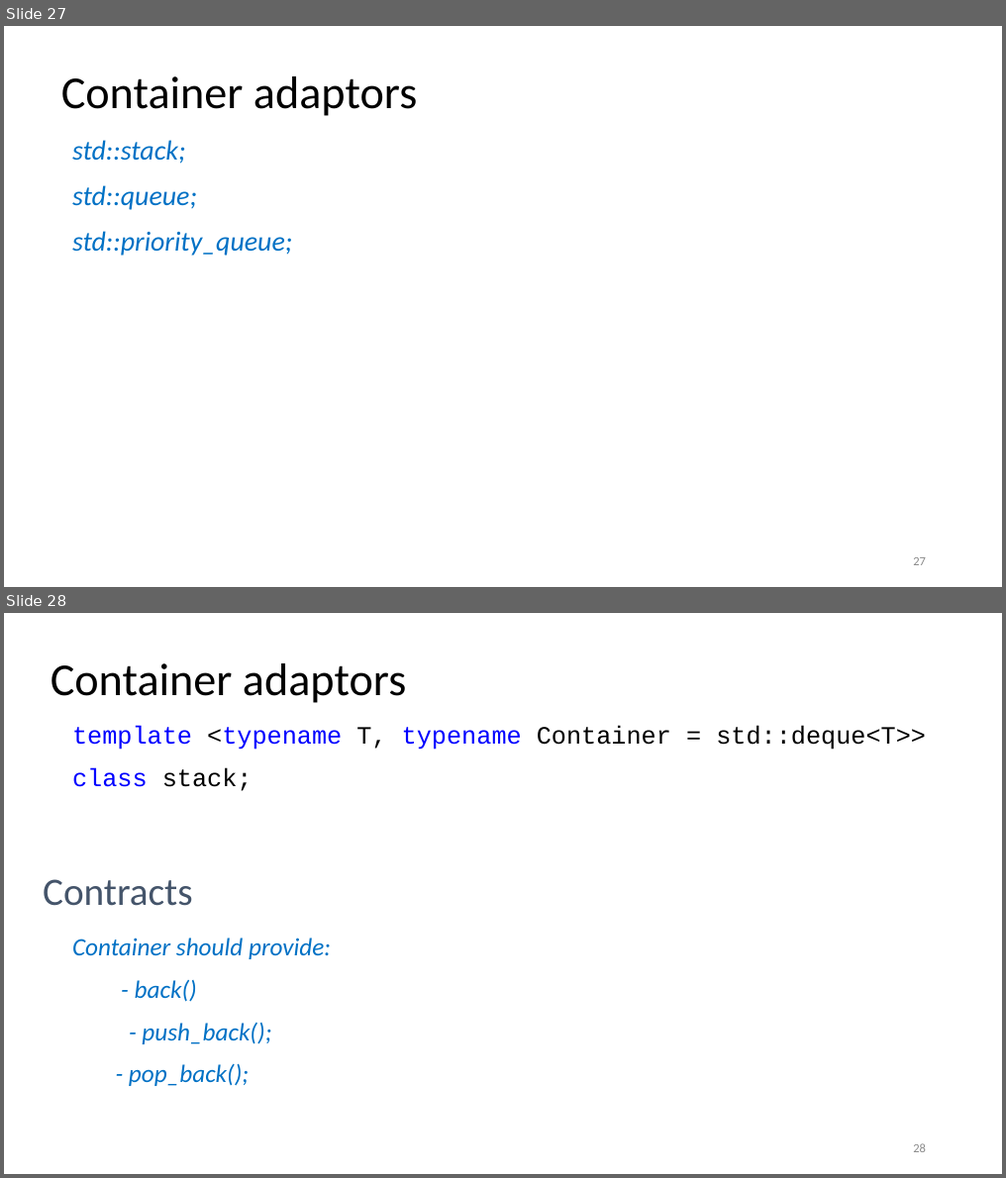
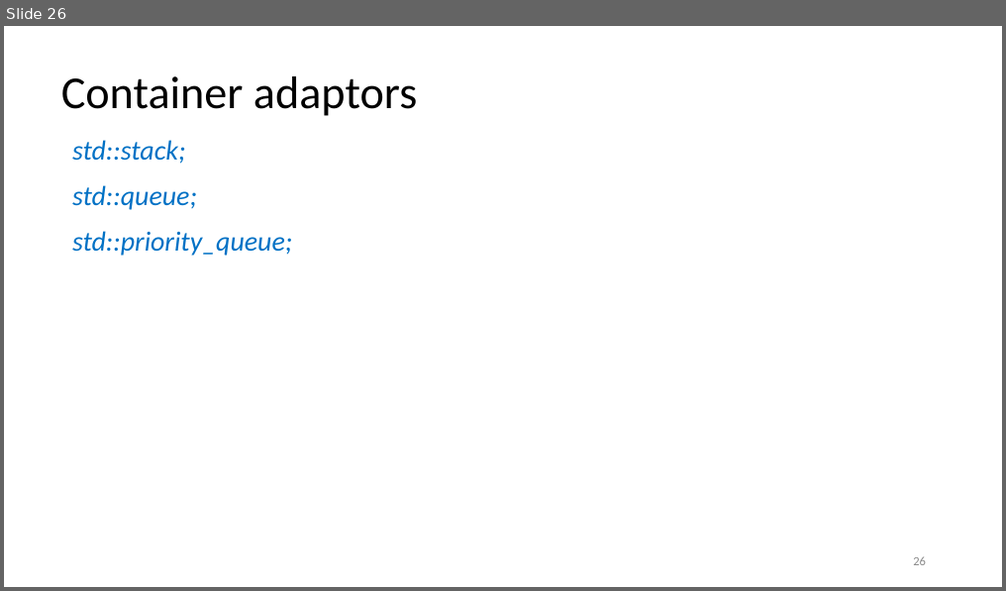
Before and after one commit to rarutyun/cpp-courses, a slide deck: 03_containrers_and_initialization/03_containers.pptx. Shown one above the other, each under a label of ours: slides 27 and 28 before the commit, slide 26 after it. The pictures are 1006x1178 and 1006x591 pixels, drawn with LibreOffice and Linux fonts; fonts in the diff are those of the drawing. Boxes give left, top, right and bottom in pixels: in the first picture for what was removed or moved away, otherwise in the second. Text is boxed around its words. In the diff, an @@ line names an element or a change of style, - is before the commit and + after.

Commit message:
Update containers (#17)
Improve containers

```diff
--- a/03_containrers_and_initialization/03_containers.pptx
+++ b/03_containrers_and_initialization/03_containers.pptx
@@ slide 28 removed at [4,613,1002,1174], background #FFFFFF @@
@@ title removed at [51,663,406,703] @@
-Container adaptors
@@ text removed at [72,726,926,791] @@
-template <typename T, typename Container = std::deque<T>>
-class stack;
@@ text removed at [43,879,192,906] @@
-Contracts
@@ text removed at [72,938,331,1086] @@
-Container should provide:
-- back()
-- push_back();
-- pop_back();
@@ page number removed at [913,1144,926,1153] @@
-28
@@ what was slide 27 is now slide 26 @@
@@ page number at [913,557,926,566]: text changed @@
-27
+26
```
Also in this commit, not shown: 11 slides changed, 3 other files.
